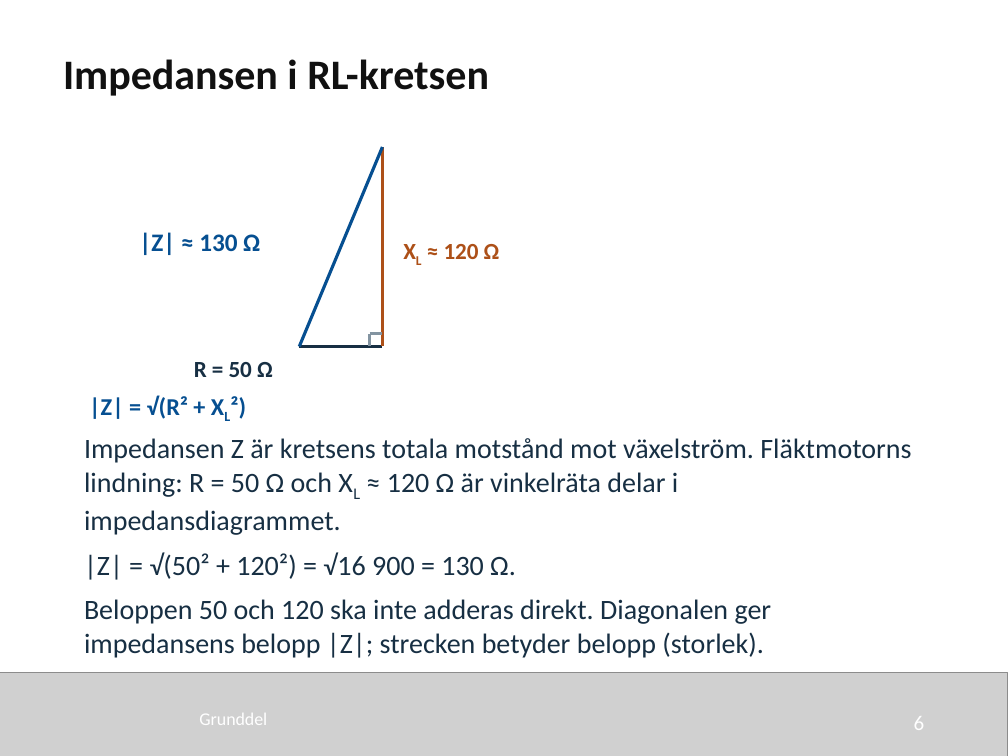
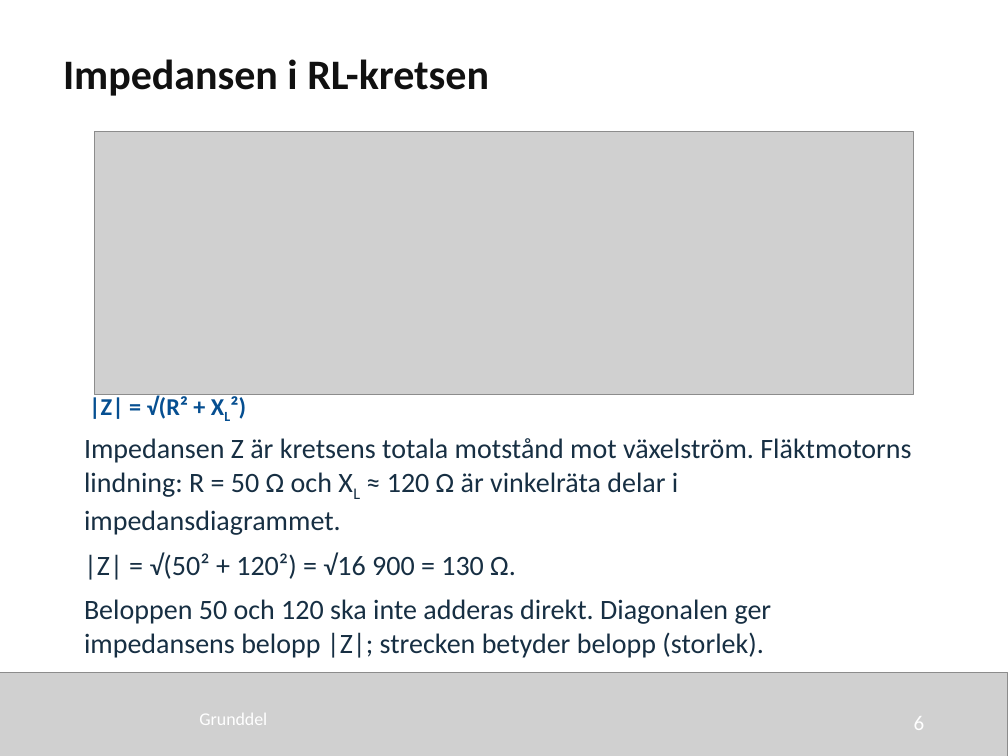
Before and after one commit to nj22az/nj22az.github.io, a slide deck: slide 6 of sjoskolan/vecka-40/aktuell/v40_02_Reaktans_och_impedans_elev.pptx. Drawn at 1008x756 pixels with LibreOffice and Linux fonts; fonts in the diff are those of the drawing; grey boxes stand for pictures. Boxes give left, top, right and bottom in pixels: in the first picture for what was removed or moved away, otherwise in the second. Text is boxed around its words. In the diff, an @@ line names an element or a change of style, - is before the commit and + after.

```diff
--- a/sjoskolan/vecka-40/aktuell/v40_02_Reaktans_och_impedans_elev.pptx
+++ b/sjoskolan/vecka-40/aktuell/v40_02_Reaktans_och_impedans_elev.pptx
@@ picture added at (95, 131, 913, 394) @@
@@ freeform shape removed at (299, 147, 382, 347) @@
@@ freeform shape removed at (382, 147, 383, 347) @@
@@ text removed at (139, 232, 260, 255) @@
-|Z| ≈ 130 Ω
@@ text removed at (444, 244, 500, 259) @@
-XL ≈ 120 Ω
@@ freeform shape removed at (299, 347, 382, 348) @@
@@ freeform shape removed at (370, 334, 382, 335) @@
@@ freeform shape removed at (370, 334, 371, 346) @@
@@ text removed at (194, 362, 273, 377) @@
-R = 50 Ω
```
Also in this commit, not shown: 4 other slides changed, 47 other files.
